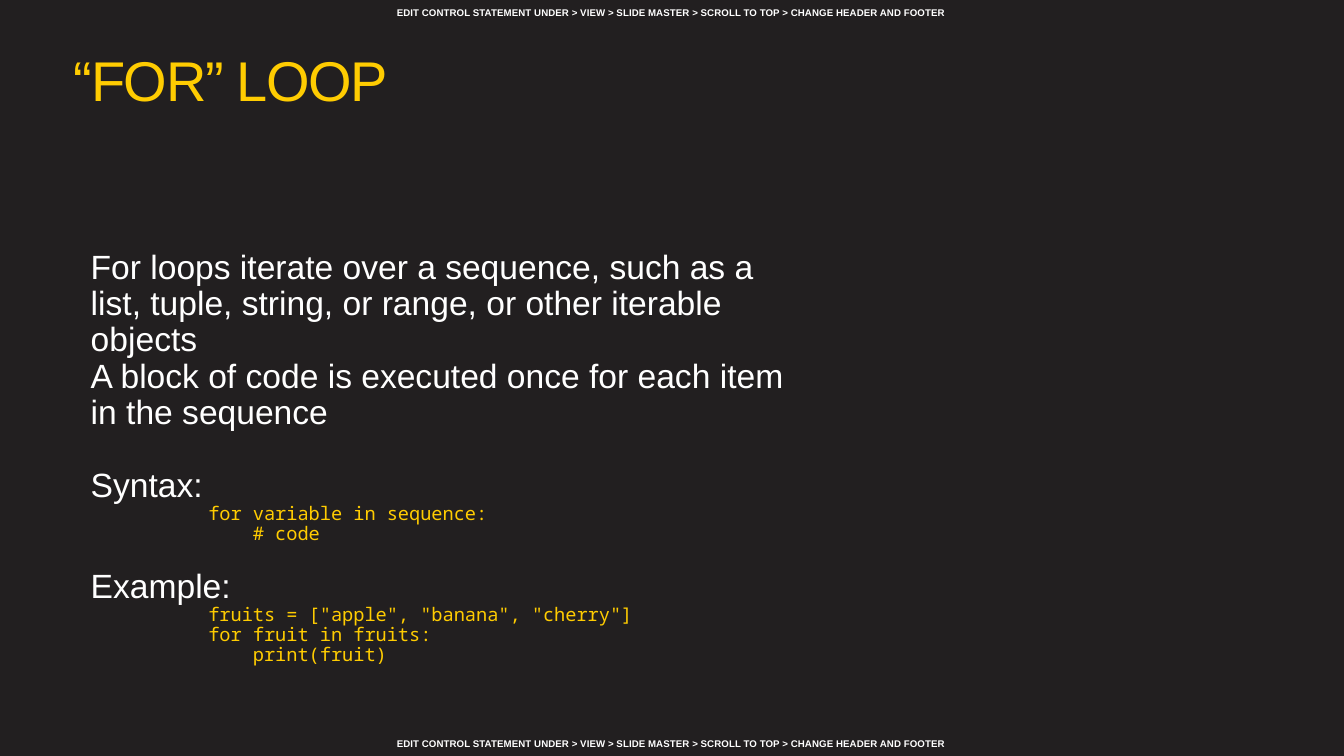
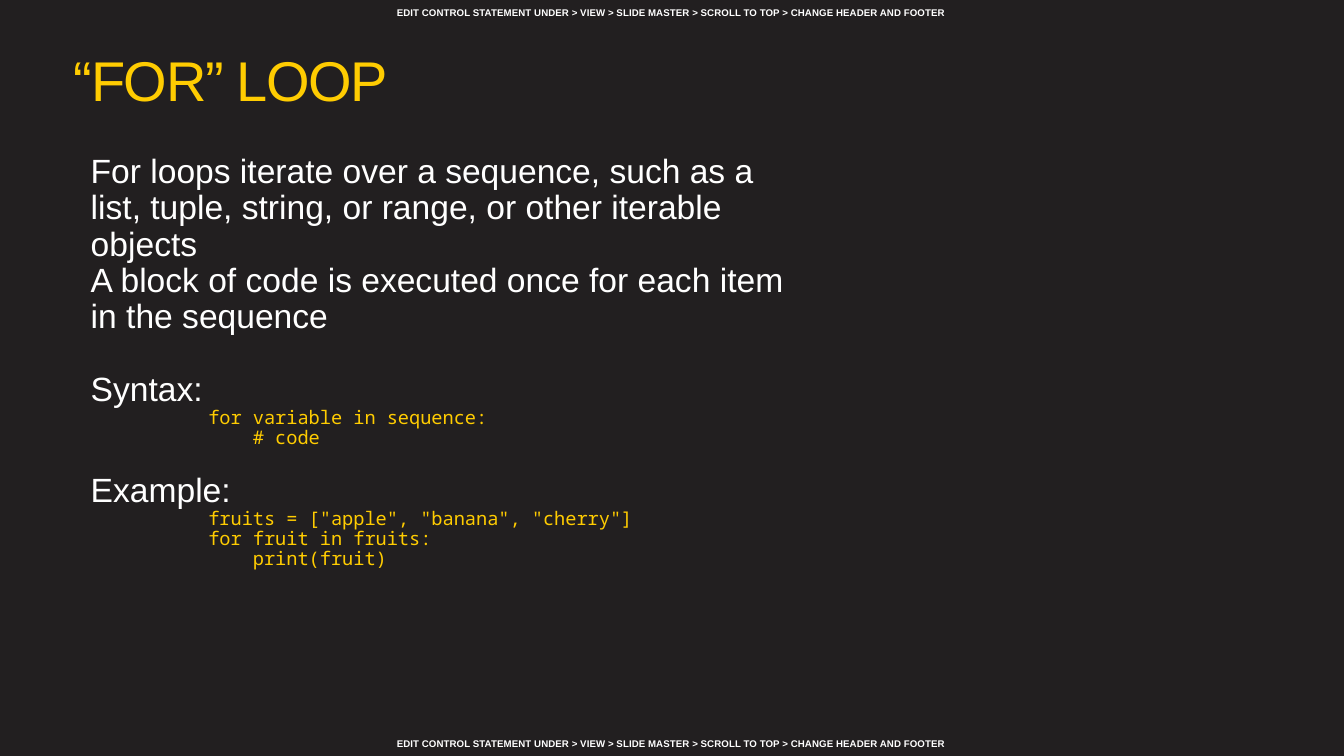
Before and after one commit to AFC-AI2C/summer-course, a slide deck: slide 12 of Python/Lesson 02 - Conditional Statements and Error Handling/Lesson 02 - Conditional Statements, Loops, and Error Handling.pptx. Drawn at 1344x756 pixels with LibreOffice and Linux fonts; fonts in the diff are those of the drawing; background and template pictures are left out. Boxes give left, top, right and bottom in pixels: in the first picture for what was removed or moved away, otherwise in the second. Text is boxed around its words. In the diff, an @@ line names an element or a change of style, - is before the commit and + after.

```diff
--- a/Python/Lesson 02 - Conditional Statements and Error Handling/Lesson 02 - Conditional Statements, Loops, and Error Handling.pptx
+++ b/Python/Lesson 02 - Conditional Statements and Error Handling/Lesson 02 - Conditional Statements, Loops, and Error Handling.pptx
@@ text "For loops iterate over a ...": place and size @@
-text "For loops iterate over a ..." at <box>91,254,783,666</box>
+text "For loops iterate over a ..." at <box>91,158,783,570</box>
```
Also in this commit, not shown: 10 other slides changed.
